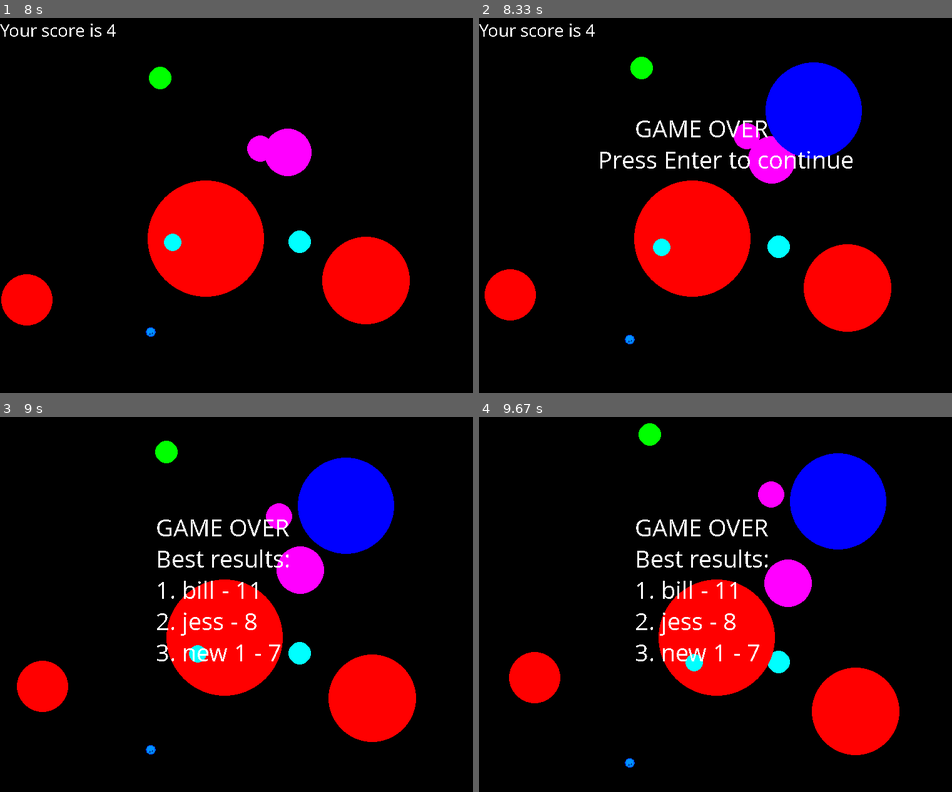
Above: before the commit, frames 1-4 (two rows, left to right).
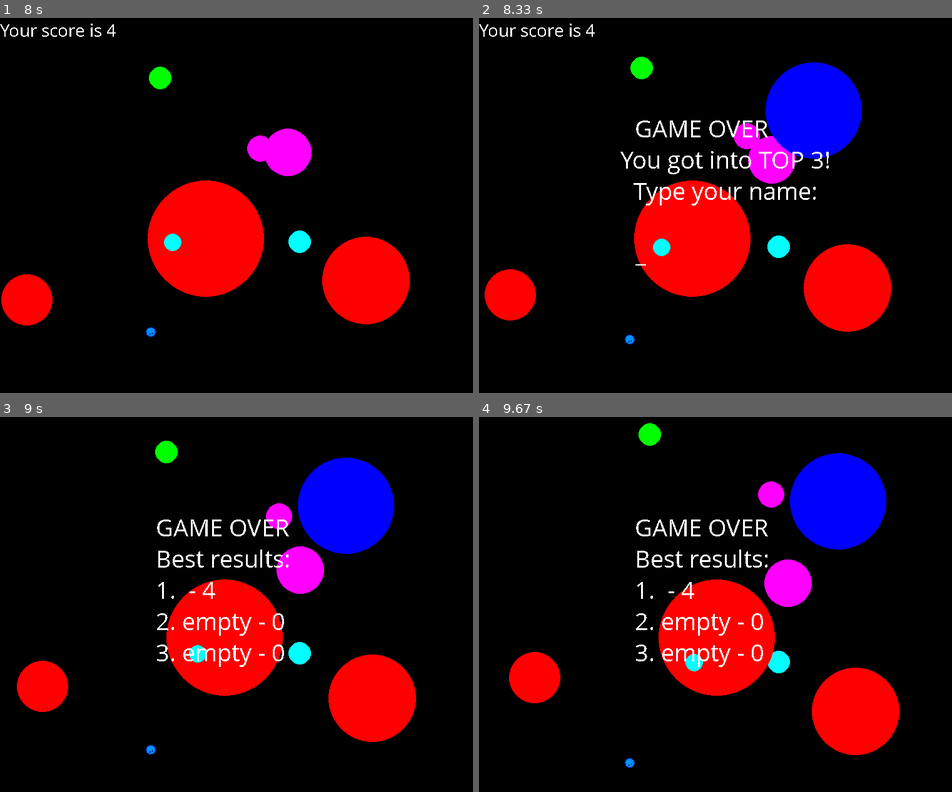
Above: after the commit, the same moments.

Repository: RShveda/pygame-practice
Game: pygame game, started from catch-ball-game/catch_ball.py
The game is run twice, just before and just after one commit, with the same random seed, the same clock (stepped at 60 frames per second) and the same inputs.
Inputs (mouse positions are in pixels of both pictures, inside the frame that each line leads up to):
- Up to frame 1 (8 s): move the mouse to (297, 288) at 1.23 s; click (297, 288) at 1.37 s; move the mouse to (260, 78) at 3.9 s; click (260, 78) at 4.03 s; click (425, 303) at 5.93 s; click (132, 273) at 7.83 s
- Up to frame 2 (8.33 s): no input
- Up to frame 3 (9 s): tap Enter at 8.6 s
- Up to frame 4 (9.67 s): no input

Frame 1 is identical in both runs. In frame 2, 1.3% of the frame differs, in the area x 25-79%, y 35-66%; in frame 3, 0.8%; in frame 4, 0.8%.

Commit message:
Added some tests to catch-ball game

Diff:
--- a/catch-ball-game/catch_ball.py
+++ b/catch-ball-game/catch_ball.py
@@ -46,7 +46,7 @@
                         else:
                             player_name += event.unicode
         move_balls(screen, balls)
-        if show_ranking is False:
+        if show_ranking is False:  # hides score board after user inputted name
             draw_scoreboard(screen, score)
         if len(balls) < cons.MAX_BALLS:
             if random() < 0.2:
--- a/catch-ball-game/models.py
+++ b/catch-ball-game/models.py
@@ -6,8 +6,10 @@
     Function is responsible for writing a list of top score records into json file.
     :param scores_data: list of objects that hold top 3 scores.
     """
-    with open('scores.json', 'w') as f:
-        json.dump(scores_data, f)
+    if (len(scores_data) == 3 and
+            type(scores_data) == list):
+        with open('scores.json', 'w') as f:
+            json.dump(scores_data, f)
 
 
 def load_scores():
@@ -15,6 +17,7 @@
     Function extract data (top3 scores) from json file.
     :return: list of objects holding top 3 scores or zero records if json file does not exist.
     """
+
     try:
         with open('scores.json', 'r') as f:
             data = json.load(f)
--- a/catch-ball-game/scores.json
+++ /dev/null
@@ -1 +0,0 @@
-[{"name": "bill", "score": 11}, {"name": "jess", "score": 8}, {"name": "new 1", "score": 7}]
--- /dev/null
+++ b/catch-ball-game/test_game.py
@@ -0,0 +1,39 @@
+"""
+Tests can be run from command line: python -m unittest
+"""
+import unittest
+from models import load_scores, save_scores
+
+
+# Models tests
+class LoadScores(unittest.TestCase):
+
+    def test_output(self):
+        scores = load_scores()
+        self.assertTrue(len(scores) == 3)
+
+
+class SaveScores(unittest.TestCase):
+
+    def test_file_creation(self):
+        import os.path
+        if os.path.isfile("scores.json"):
+            os.remove("scores.json")
+        data = [
+            {"name": "empty", "score": 0},
+            {"name": "empty", "score": 0},
+            {"name": "empty", "score": 0},
+        ]
+        save_scores(data)
+        self.assertTrue(os.path.isfile("scores.json"))
+
+    def test_with_invalid_data(self):
+        import os.path
+        if os.path.isfile("scores.json"):
+            os.remove("scores.json")
+        data = [
+            {"name": "empty", "score": 0},
+            {"name": "empty", "score": 0},
+        ]
+        save_scores(data)
+        self.assertFalse(os.path.isfile("scores.json"))
Empty file added: __init__.py
